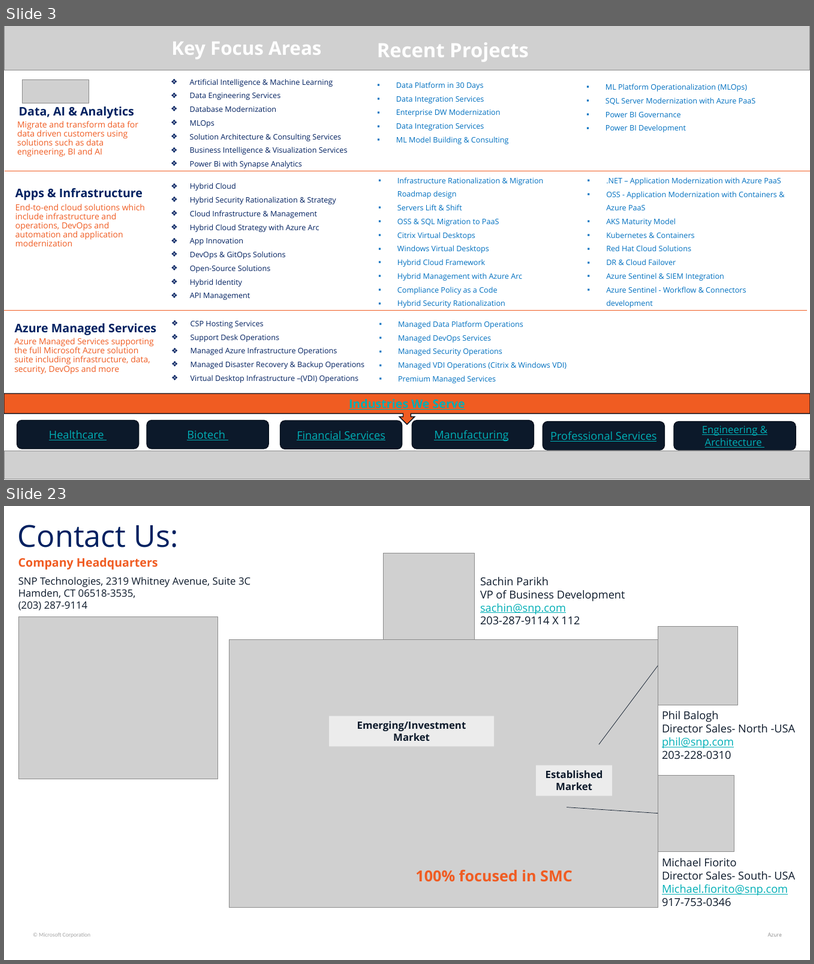
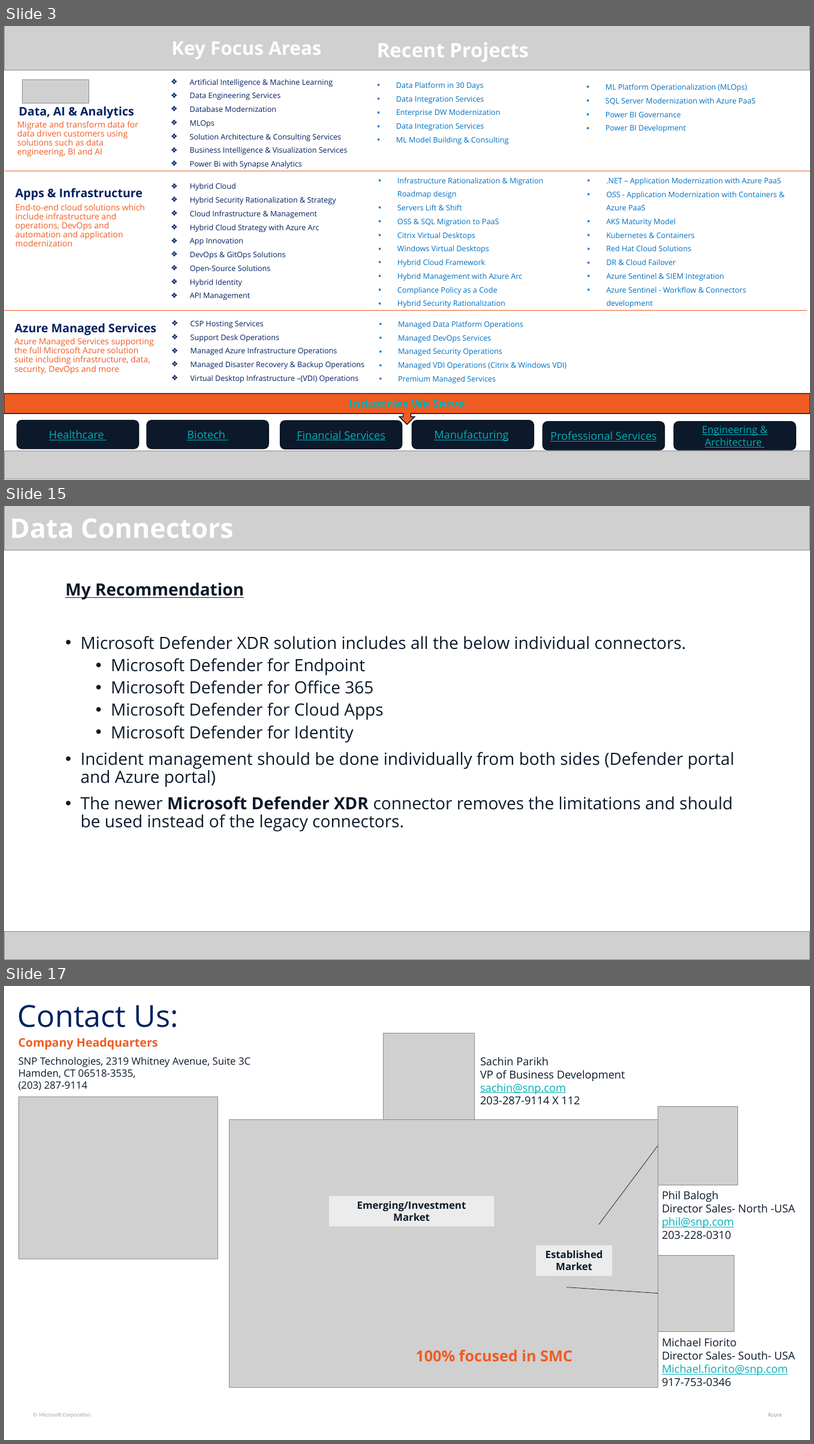
Before and after one commit to Dathasai1234/Personal-Notes, a slide deck: Archive/Presentations/Presentation-2/Virtual Network Gateways.pptx. Shown one above the other, each under a label of ours: slides 3 and 23 before the commit, slides 3, 15 and 17 after it; the slides between them are not shown. The pictures are 814x964 and 814x1444 pixels, drawn with LibreOffice and Linux fonts; fonts in the diff are those of the drawing; grey boxes stand for pictures. Boxes give left, top, right and bottom in pixels: in the first picture for what was removed or moved away, otherwise in the second. Text is boxed around its words. In the diff, an @@ line names an element or a change of style, - is before the commit and + after.

```diff
--- a/Archive/Presentations/Presentation-2/Virtual Network Gateways.pptx
+++ b/Archive/Presentations/Presentation-2/Virtual Network Gateways.pptx
@@ slide 15 added at (4, 506, 810, 960), background #FFFFFF @@
@@ picture added at (4, 506, 810, 550) @@
@@ text added at (10, 519, 233, 538), 32 pt, text #FFFFFF, bold @@
+Data Connectors
@@ text added at (65, 582, 735, 831), 20 pt, text #0C192A @@
+My Recommendation
+• Microsoft Defender XDR solution includes all the below individual connectors.
+  • Microsoft Defender for Endpoint
+  • Microsoft Defender for Office 365
+  • Microsoft Defender for Cloud Apps
+  • Microsoft Defender for Identity
+• Incident management should be done individually from both sides (Defender portal and Azure portal)
+• The newer Microsoft Defender XDR connector removes the limitations and should be used instead of the legacy connectors.
@@ picture added at (4, 931, 810, 960) @@
@@ what was slide 23 is now slide 17 @@
```
Also in this commit, not shown: 1 slide changed, 11 other slides added, 18 slides removed, 4 other files.
